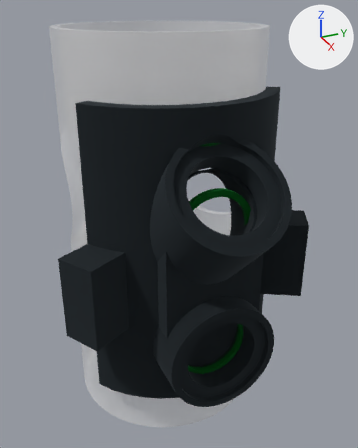
Two versions of the glTF model docs/drawings/renders/pipe-collar-3seat-piece-v1.glb, one commit apart.
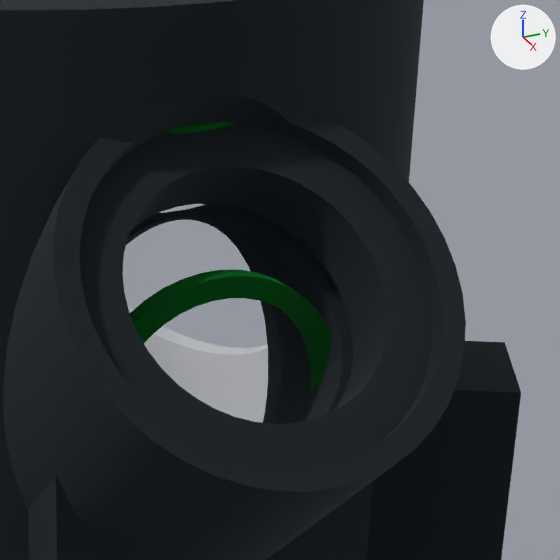
Each version is shown whole from a 50 mm camera at (171.3, -70.0, 136.8) aimed at (13.3, 1.1, 57.8), then close up on the part from 42% to 90% of the width and 23% to 62% of the height. Every picture has the same lights, and +X, +Y and +Z are marked at upper right. The last two pictures show the newer version. Where no turn or scale is listed for an object, it has been applied to the vertices. Vertices at exactly the same position are counted once.

In view in the first close-up: 'collar_piece_1', 'pipe_75', 'seat_orings_1' and 1 more.
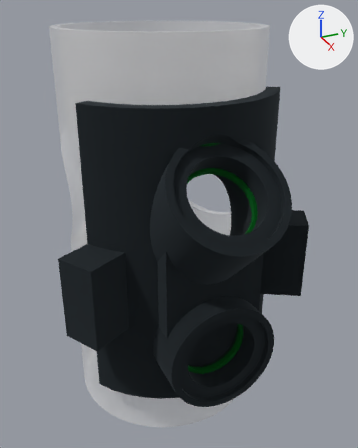
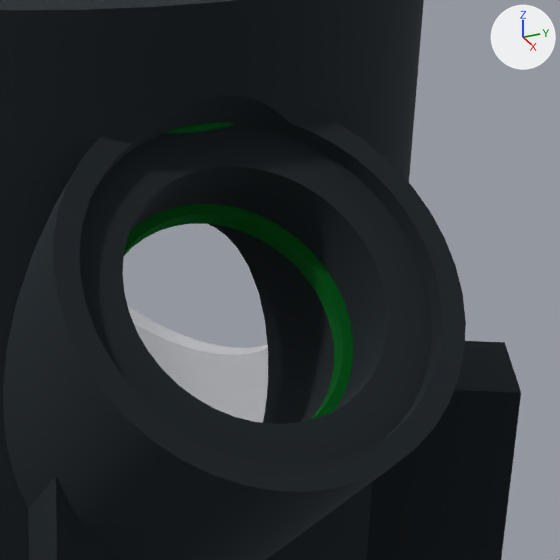
Pixel boxes (x1, y1, x2, y2) of what changed, in the close-ups (560 x 560 px):
'seat_orings_1', reshaped: before (130, 270, 332, 392); after (124, 204, 353, 420)

Patch to the scene script:
```diff
--- a/docs/drawings/renders/pipe-collar-3seat-piece-v1.glb.py
+++ b/docs/drawings/renders/pipe-collar-3seat-piece-v1.glb.py
@@ me_seat_orings_1 @@
 # used by ob_seat_orings_1; location = (0.0, 0.0, 0.0)
-me_seat_orings_1.from_pydata(...)  # 336 vertices, 672 faces; spans x 42.3..44.3, y -14.2..14.3, z 9.8..82.2
+me_seat_orings_1.from_pydata(...)  # 336 vertices, 672 faces; spans x 34.4..55.9, y -14.2..14.3, z 9.8..87.9
+# me_seat_orings_1 part 1: the loose piece of 168 vertices spanning x 42.3..44.3, y -14.2..14.3, z 53.8..82.2 is turned -45 degrees about the y axis through its middle, then moved by (1.9, 0.0, 9.2)
 me_seat_orings_1.materials.append(mat_mat_3)
```
